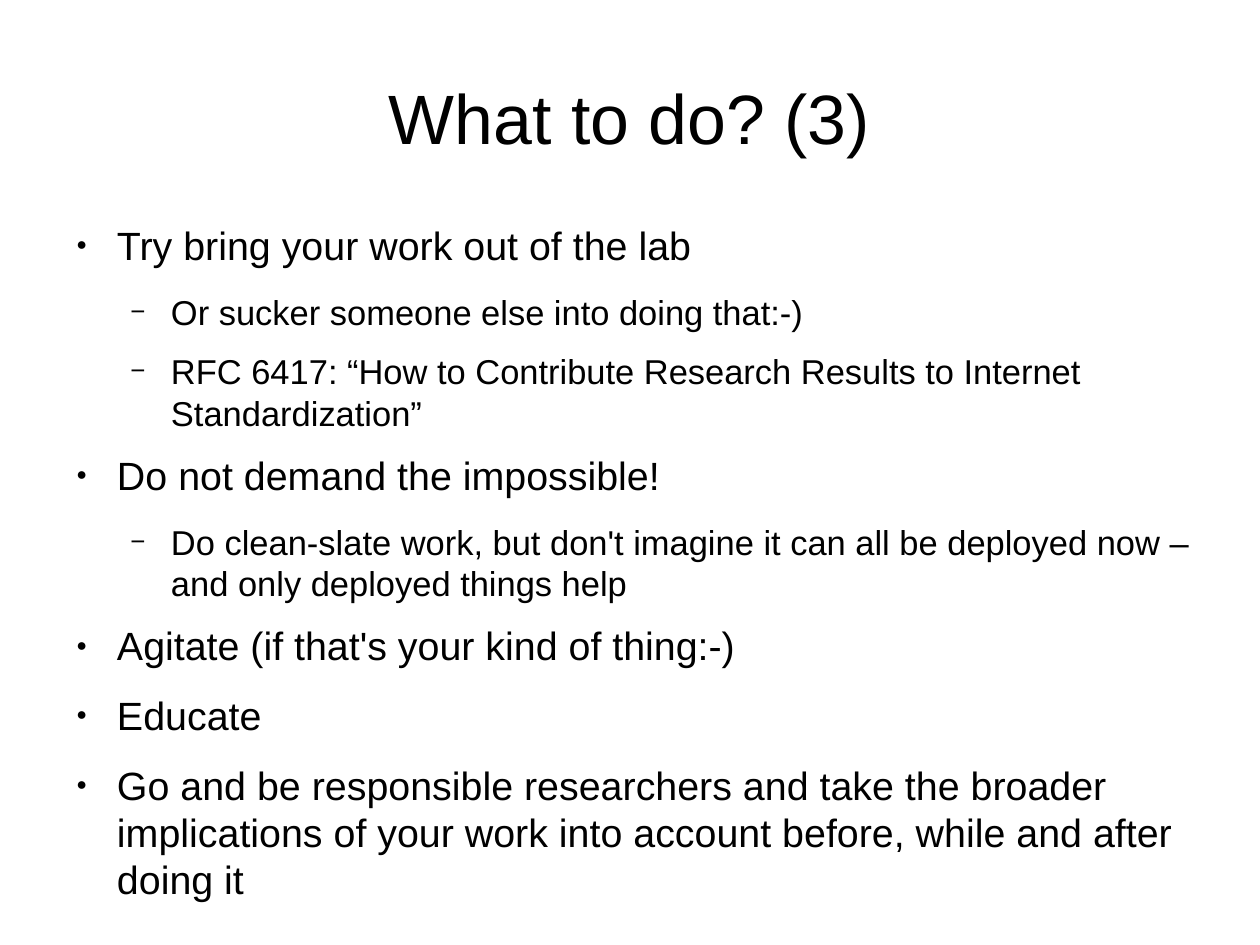
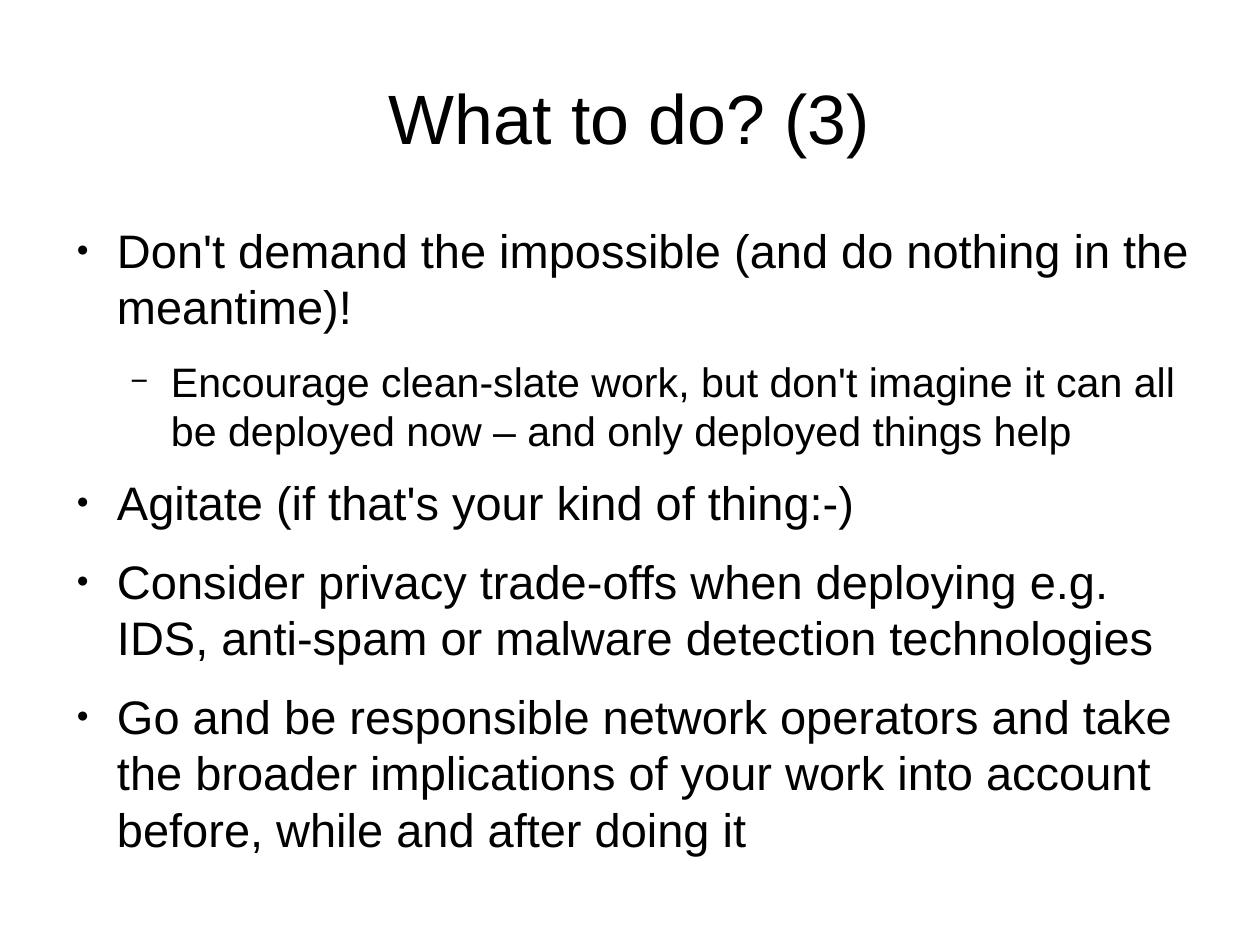
Before and after one commit to sftcd/cs7053, a slide deck: slide 24 of 2016lectures/08-snodownia.odp. Drawn at 1260x945 pixels with LibreOffice and Linux fonts; fonts in the diff are those of the drawing; background and template pictures are left out. Boxes give left, top, right and bottom in pixels: in the first picture for what was removed or moved away, otherwise in the second. Text is boxed around its words. In the diff, an @@ line names an element or a change of style, - is before the commit and + after.

```diff
--- a/2016lectures/08-snodownia.odp
+++ b/2016lectures/08-snodownia.odp
@@ text at (x1=117, y1=234, x2=1188, y2=455): text changed; size 21.7 to 25.9 pt @@
-● Try bring your work out of the lab
-  − Or sucker someone else into doing that:-)
-  − RFC 6417: “How to Contribute Research Results to Internet Standardization”
-● Do not demand the impossible!
-  − Do clean-slate work, but don't imagine it can all be deployed now – and only deployed things help
+● Don't demand the impossible (and do nothing in the meantime)!
+  − Encourage clean-slate work, but don't imagine it can all be deployed now – and only deployed things help
@@ text at (x1=117, y1=486, x2=854, y2=529): size 24.8 to 29.6 pt in "Agitate (if that's your kind of thing:-)" @@
@@ text at (x1=117, y1=565, x2=1172, y2=856): text changed; size 24.8 to 29.6 pt @@
-● Educate
-● Go and be responsible researchers and take the broader implications of your work into account before, while and after doing it
+● Consider privacy trade-offs when deploying e.g. IDS, anti-spam or malware detection technologies
+● Go and be responsible network operators and take the broader implications of your work into account before, while and after doing it
```
Also in this commit, not shown: 7 other slides changed, 1 other file.
